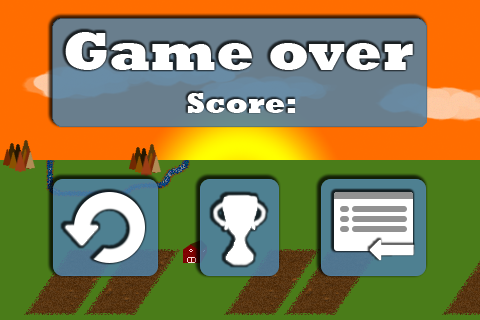
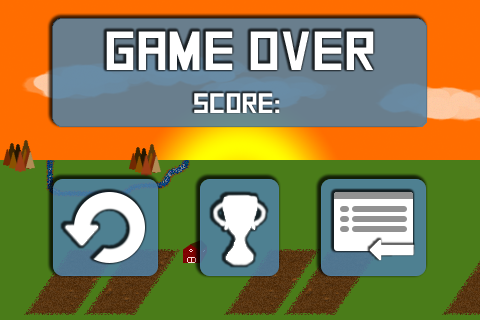
Layered file, before and after one edit (480px x 320px). Changes by layer:
painted on "Rounded Rectangle 5 copy 2", unmasked it over bbox(352, 226, 406, 232)
painted on "Rounded Rectangle 4 copy 2", unmasked it over bbox(340, 226, 348, 232)
painted on "Rounded Rectangle 5 copy", unmasked it over bbox(352, 216, 406, 222)
painted on "Rounded Rectangle 4 copy", unmasked it over bbox(340, 216, 348, 222)
painted on "Rounded Rectangle 5", unmasked it over bbox(352, 206, 406, 212)
painted on "Rounded Rectangle 4", unmasked it over bbox(340, 206, 348, 212)
painted on "Rounded Rectangle 6", unmasked it over bbox(334, 192, 412, 251)
painted on "Fill copy", unmasked it over bbox(324, 179, 426, 276)
painted on "Rounded Rectangle 1", unmasked it over bbox(203, 179, 279, 276)
painted on "Fill", unmasked it over bbox(56, 179, 155, 276)
added layer "Score:" (1st of 2, in "Text") in group "Text" over bbox(194, 93, 280, 113)
added layer "Game Over" in group "Text" over bbox(106, 31, 374, 70)
moved "Score:" (2nd of 2, in "Text" › "Old Text") into group "Old Text" over bbox(184, 90, 297, 114)
moved "Game over" (1st of 2, in "Text" › "Old Text") into group "Old Text" over bbox(61, 28, 415, 72)
